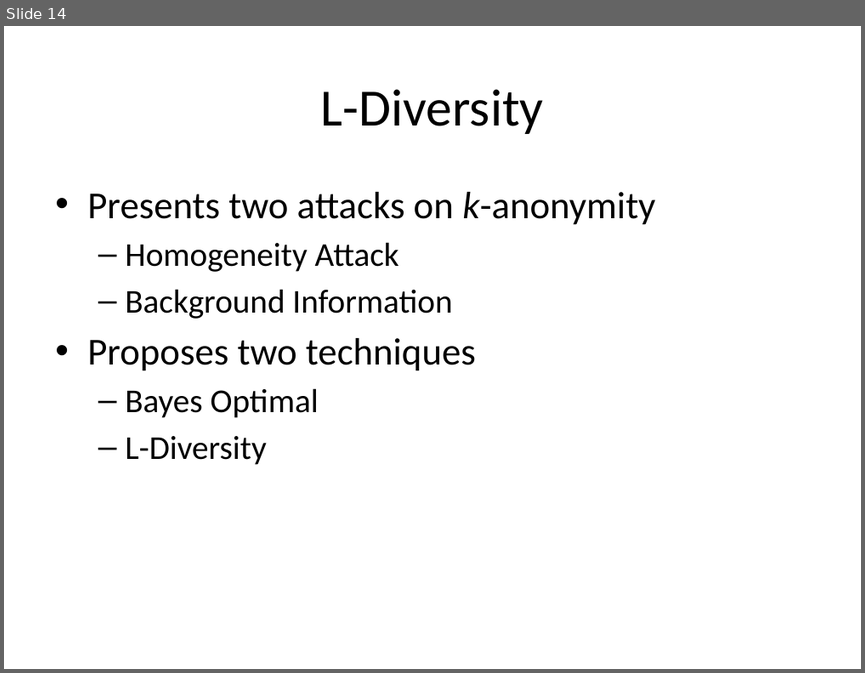
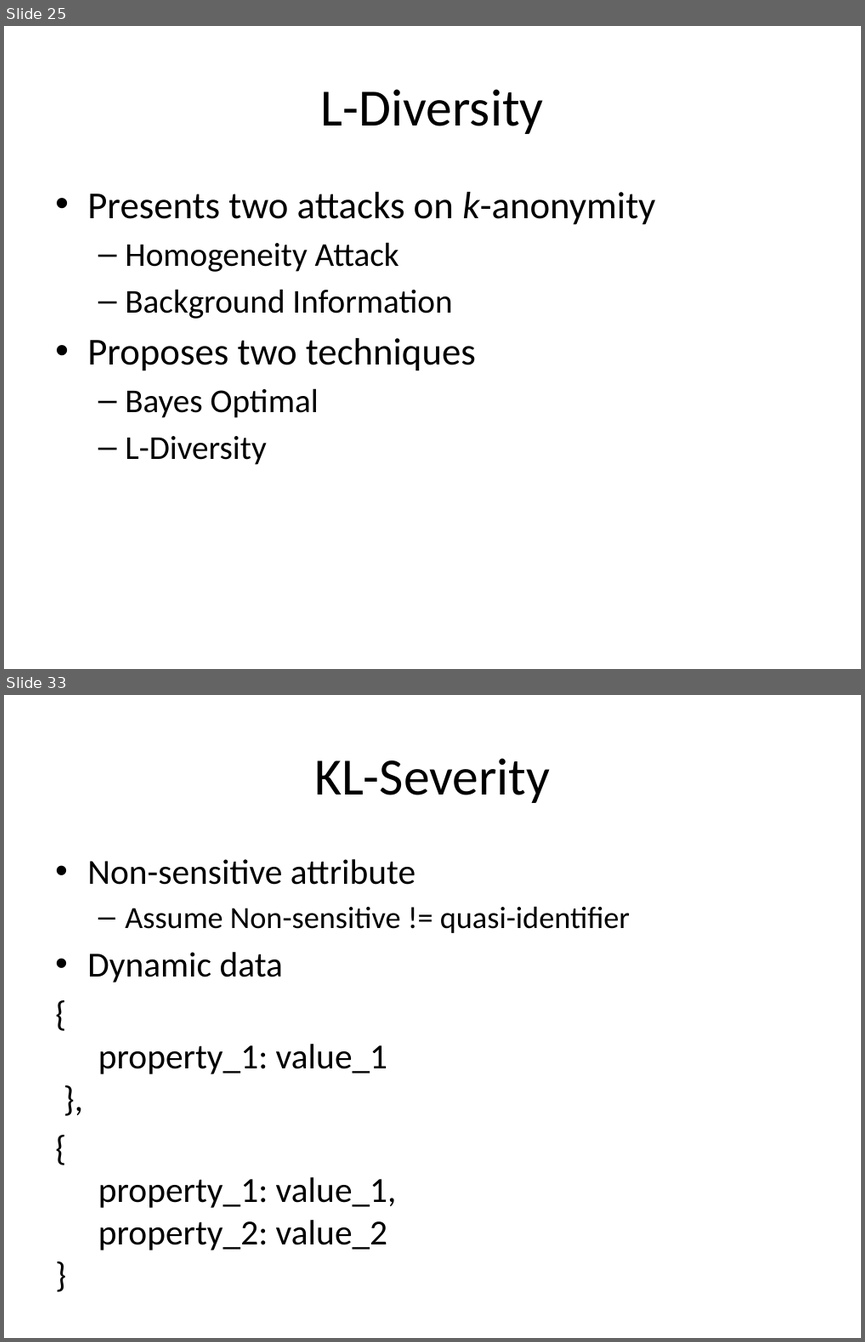
Before and after one commit to jayvelasco1990/big-data, a slide deck: Final Project/draft_presentation.pptx. Shown one above the other, each under a label of ours: slide 14 before the commit, slides 25 and 33 after it; the slides between them are not shown. The pictures are 865x673 and 865x1342 pixels, drawn with LibreOffice and Linux fonts; fonts in the diff are those of the drawing. Boxes give left, top, right and bottom in pixels: in the first picture for what was removed or moved away, otherwise in the second. Text is boxed around its words. In the diff, an @@ line names an element or a change of style, - is before the commit and + after.

```diff
--- a/Final Project/draft_presentation.pptx
+++ b/Final Project/draft_presentation.pptx
@@ slide 33 added at (4,695,861,1338), background #FFFFFF @@
@@ title added at (314,758,550,803), 44 pt, text #000000 @@
+KL-Severity
@@ text added at (87,859,630,1250), 29.6 pt, text #000000 @@
+• Non-sensitive attribute
+  – Assume Non-sensitive != quasi-identifier
+• Dynamic data
+{
+property_1: value_1
+},
+{
+property_1: value_1,
+property_2: value_2
+}
@@ what was slide 14 is now slide 25 @@
```
Also in this commit, not shown: 1 slide changed, 22 other slides added, 3 other files.
